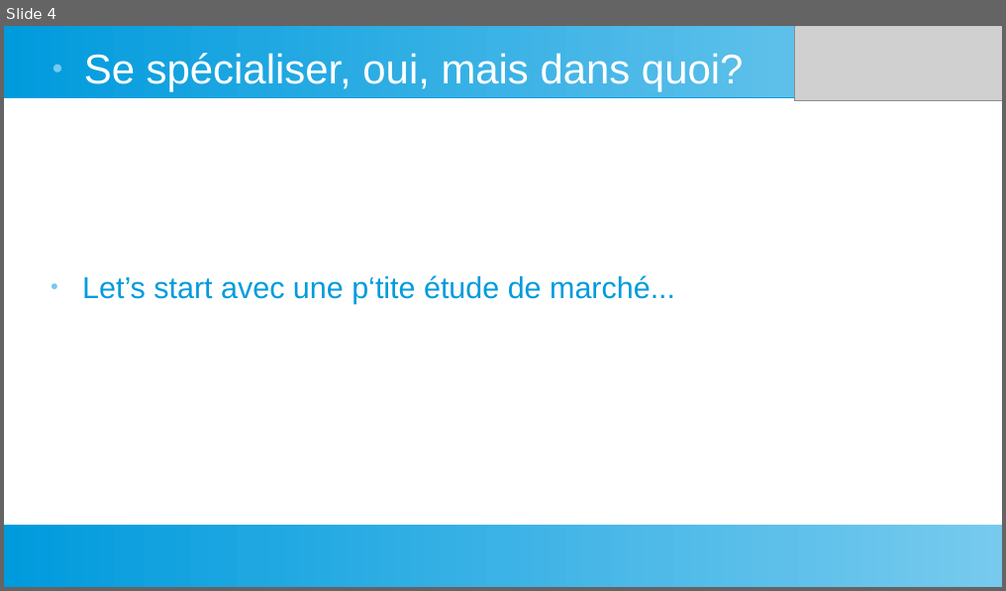
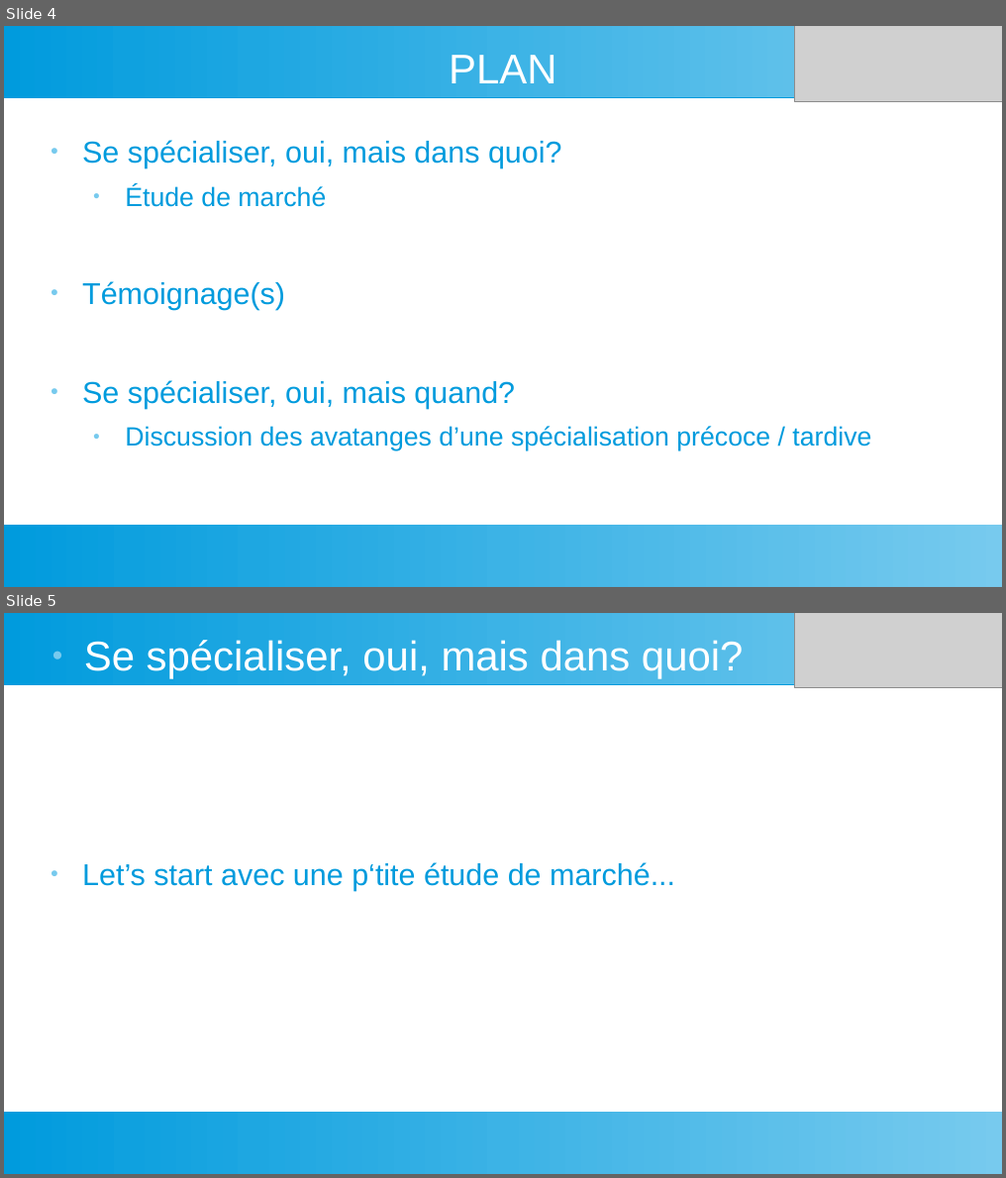
Before and after one commit to dansylvain/market_study_pres00, a slide deck: presentation specialisation pro.odp. Shown one above the other, each under a label of ours: slide 4 before the commit, slides 4 and 5 after it. The pictures are 1006x591 and 1006x1178 pixels, drawn with LibreOffice and Linux fonts; fonts in the diff are those of the drawing; grey boxes stand for pictures. Boxes give left, top, right and bottom in pixels: in the first picture for what was removed or moved away, otherwise in the second. Text is boxed around its words. In the diff, an @@ line names an element or a change of style, - is before the commit and + after.

```diff
--- a/presentation specialisation pro.odp
+++ b/presentation specialisation pro.odp
@@ slide 4 added at bbox=[4, 26, 1002, 587], background #FFFFFF; not listed: 2 template elements that a slide beside it also shows @@
@@ title added at bbox=[449, 55, 556, 83], 33 pt, text #FFFFFF @@
+PLAN
@@ picture added at bbox=[795, 26, 1002, 101] @@
@@ text added at bbox=[82, 140, 871, 452], 24 pt, text #009BDD @@
+● Se spécialiser, oui, mais dans quoi?
+  ● Étude de marché
+● Témoignage(s)
+● Se spécialiser, oui, mais quand?
+  ● Discussion des avatanges d’une spécialisation précoce / tardive
@@ what was slide 4 is now slide 5 @@
```
Also in this commit, not shown: 4 slides changed, 3 other slides added, 1 slide removed, 1 other file.
